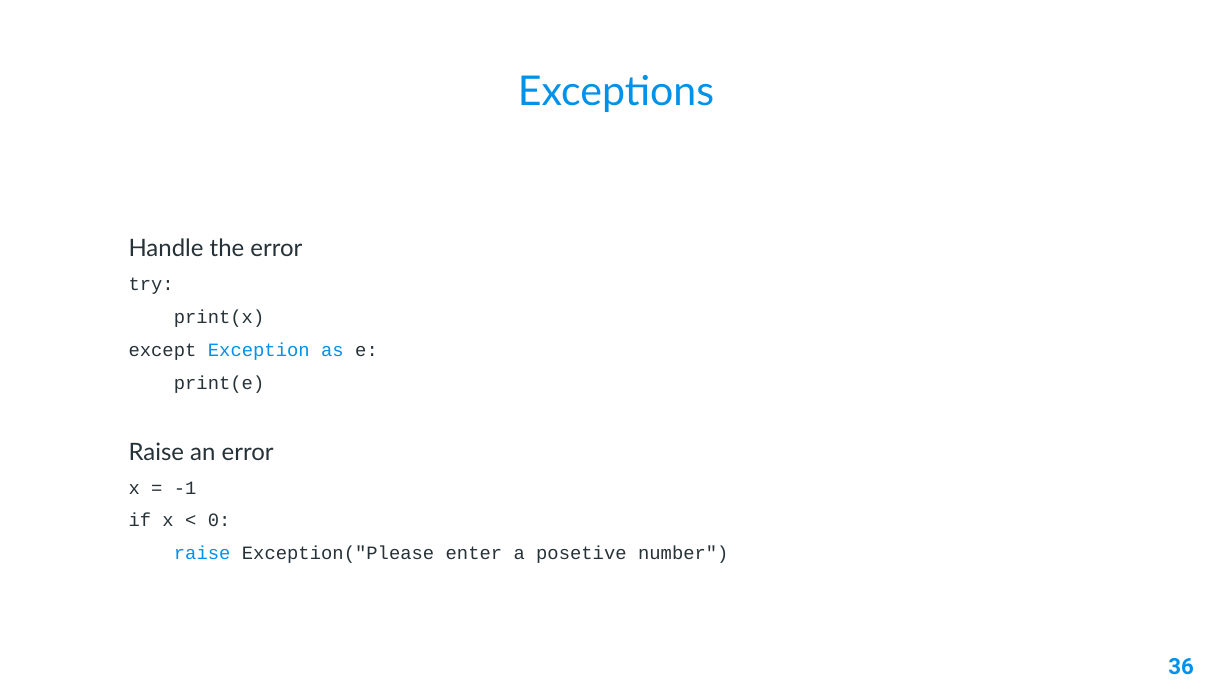
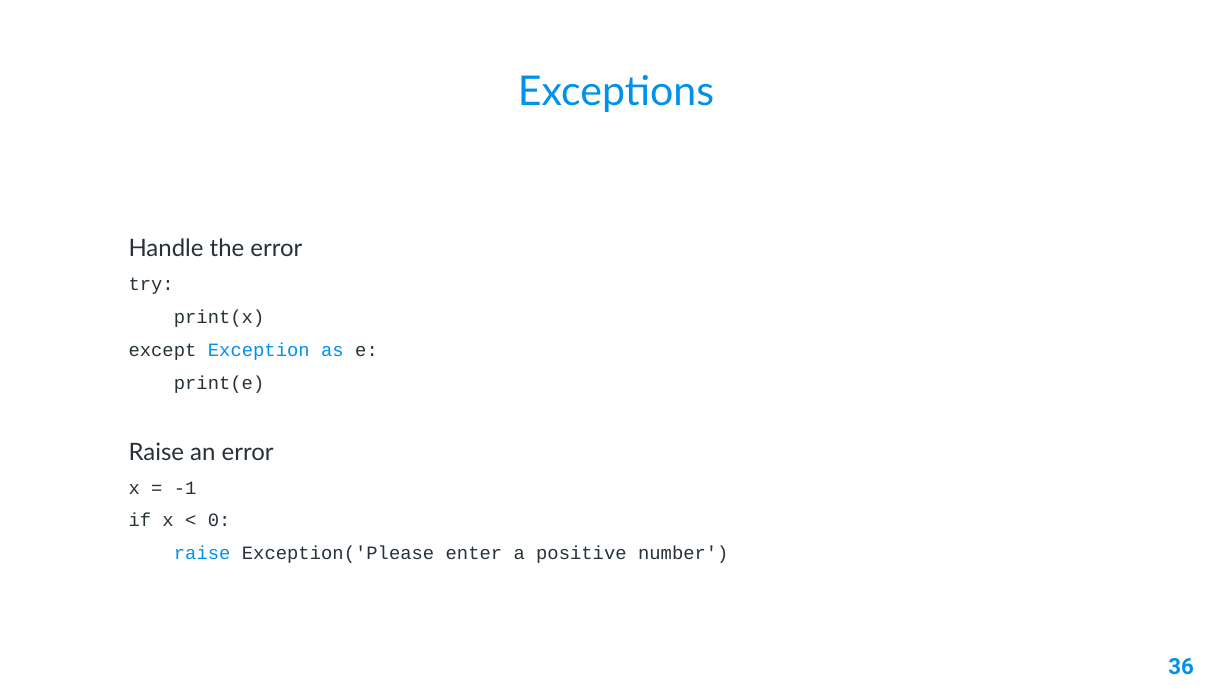
Before and after one commit to AleeRezaa/learn-python, a slide deck: slide 36 of Powerpoint/1 Python Basics.pptx. Drawn at 1232x693 pixels with LibreOffice and Linux fonts; fonts in the diff are those of the drawing; background and template pictures are left out. Boxes give left, top, right and bottom in pixels: in the first picture for what was removed or moved away, otherwise in the second. Text is boxed around its words. In the diff, an @@ line names an element or a change of style, - is before the commit and + after.

```diff
--- a/Powerpoint/1 Python Basics.pptx
+++ b/Powerpoint/1 Python Basics.pptx
@@ text at (174, 546, 729, 563): text changed @@
-raise Exception("Please enter a posetive number")
+raise Exception('Please enter a positive number')
```
Also in this commit, not shown: 3 other slides changed, 1 other file.
